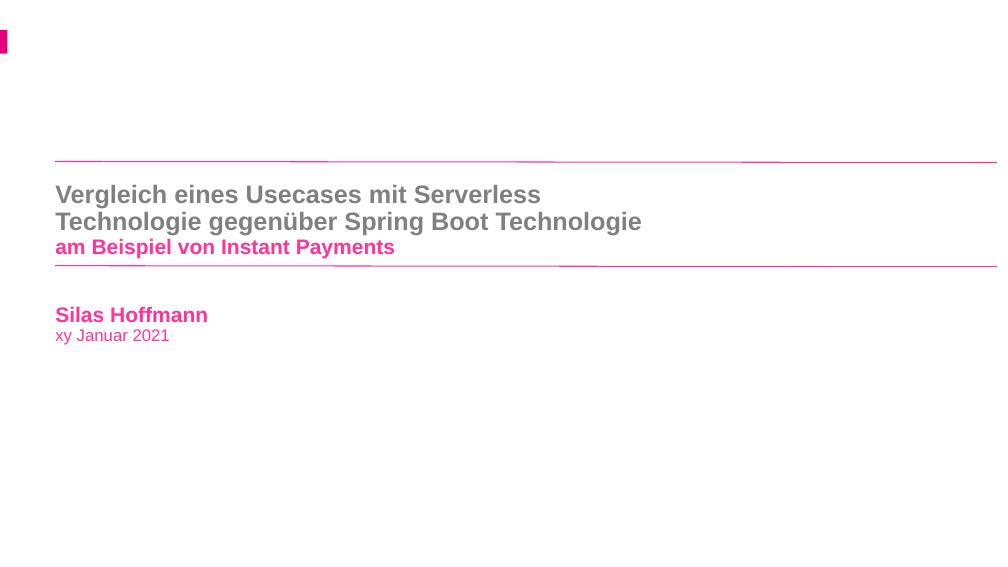
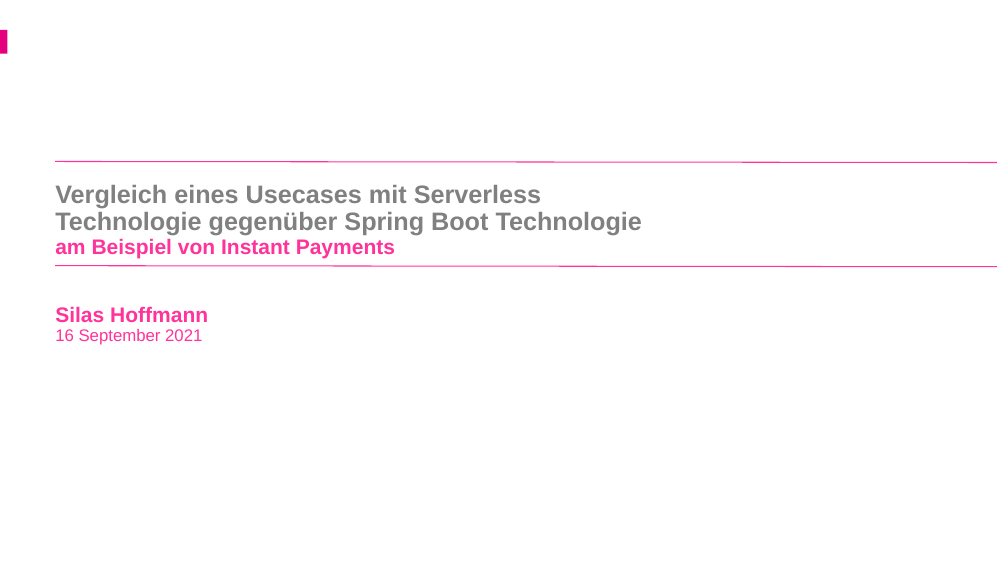
Before and after one commit to derMacon/serverless-bsc-thesis, a slide deck: slide 1 of slides/uni/hoffmann_serverless.pptx. Drawn at 1008x567 pixels with LibreOffice and Linux fonts; fonts in the diff are those of the drawing; background and template pictures are left out. Boxes give left, top, right and bottom in pixels: in the first picture for what was removed or moved away, otherwise in the second. Text is boxed around its words. In the diff, an @@ line names an element or a change of style, - is before the commit and + after.

Commit message:
updated slides

```diff
--- a/slides/uni/hoffmann_serverless.pptx
+++ b/slides/uni/hoffmann_serverless.pptx
@@ title at (x1=55, y1=185, x2=642, y2=345): text changed @@
-Vergleich eines Usecases mit Serverless
-Technologie gegenüber Spring Boot Technologie
-am Beispiel von Instant Payments
-Silas Hoffmann
-xy Januar 2021
+Vergleich eines Usecases mit Serverless
+Technologie gegenüber Spring Boot Technologie
+am Beispiel von Instant Payments
+Silas Hoffmann
+16 September 2021
```
Also in this commit, not shown: 25 other slides changed, 3 slides added, 1 other file.
